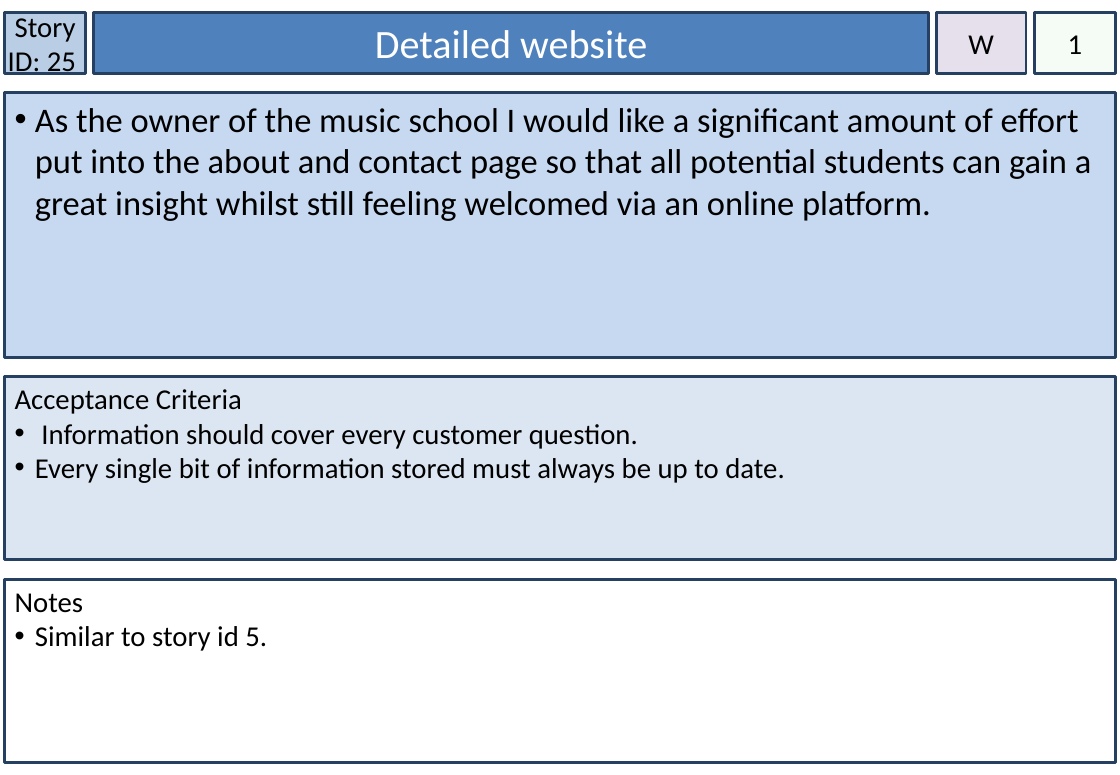
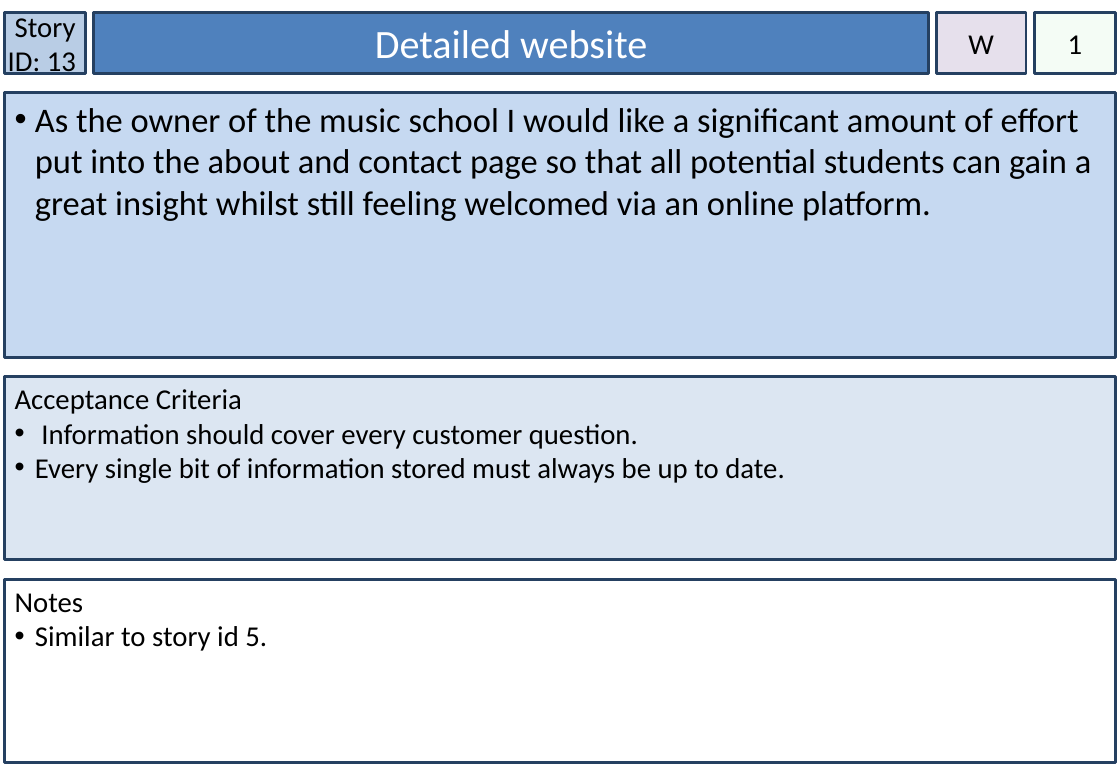
Before and after one commit to AsianJohnBoi/IFB299-Music-School, a slide deck: slide 25 of Documentation/Story cards/PinkSpoon Story Cards.pptx (slide 26 before the commit). Drawn at 1120x775 pixels with LibreOffice and Linux fonts; fonts in the diff are those of the drawing. Boxes give left, top, right and bottom in pixels: in the first picture for what was removed or moved away, otherwise in the second. Text is boxed around its words. In the diff, an @@ line names an element or a change of style, - is before the commit and + after.

```diff
--- a/Documentation/Story cards/PinkSpoon Story Cards.pptx
+++ b/Documentation/Story cards/PinkSpoon Story Cards.pptx
@@ text in rectangle at (x1=8, y1=13, x2=76, y2=78): text changed @@
-Story ID: 25
+Story ID: 13
```
Also in this commit, not shown: 1 slide removed, 6 other files.
